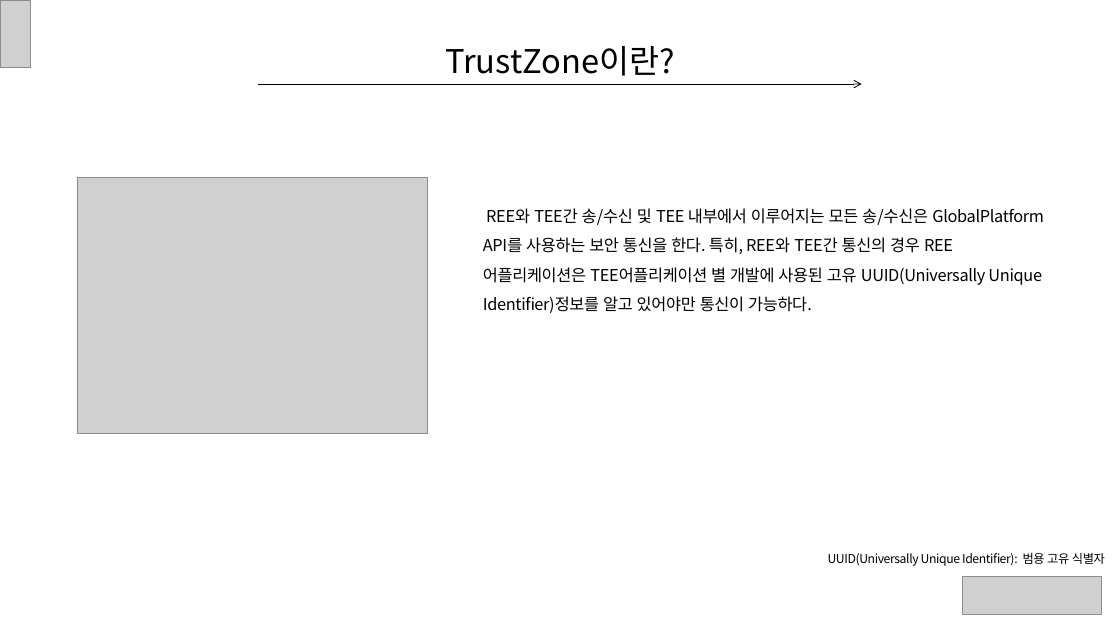
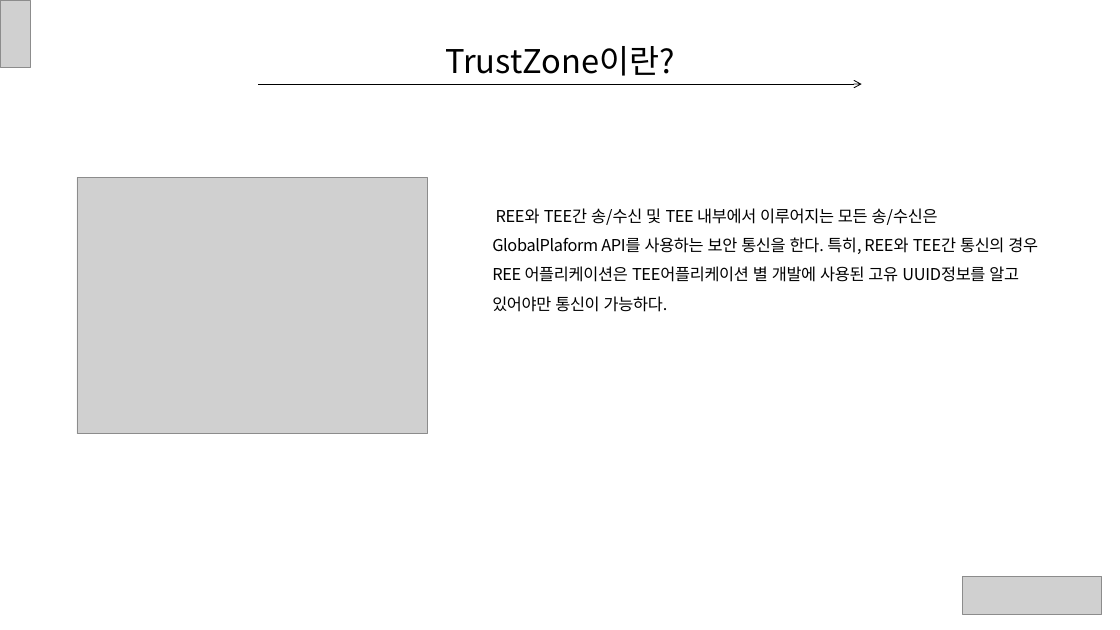
Before and after one commit to ryusangwon/Arm-Trustzone, a slide deck: slide 7 of Trustzone.pptx (slide 11 before the commit). Drawn at 1120x630 pixels with LibreOffice and Linux fonts; fonts in the diff are those of the drawing; grey boxes stand for pictures. Boxes give left, top, right and bottom in pixels: in the first picture for what was removed or moved away, otherwise in the second. Text is boxed around its words. In the diff, an @@ line names an element or a change of style, - is before the commit and + after.

```diff
--- a/Trustzone.pptx
+++ b/Trustzone.pptx
@@ text at bbox=[492, 208, 1038, 312]: text changed @@
-REE와 TEE간 송/수신 및 TEE 내부에서 이루어지는 모든 송/수신은 GlobalPlatform API를 사용하는 보안 통신을 한다. 특히, REE와 TEE간 통신의 경우 REE 어플리케이션은 TEE어플리케이션 별 개발에 사용된 고유 UUID(Universally Unique Identifier)정보를 알고 있어야만 통신이 가능하다.
+REE와 TEE간 송/수신 및 TEE 내부에서 이루어지는 모든 송/수신은 GlobalPlaform API를 사용하는 보안 통신을 한다. 특히, REE와 TEE간 통신의 경우 REE 어플리케이션은 TEE어플리케이션 별 개발에 사용된 고유 UUID정보를 알고 있어야만 통신이 가능하다.
@@ text removed at bbox=[828, 553, 1105, 566] @@
-UUID(Universally Unique Identifier): 범용 고유 식별자
```
Also in this commit, not shown: 7 other slides changed, 4 slides removed.
